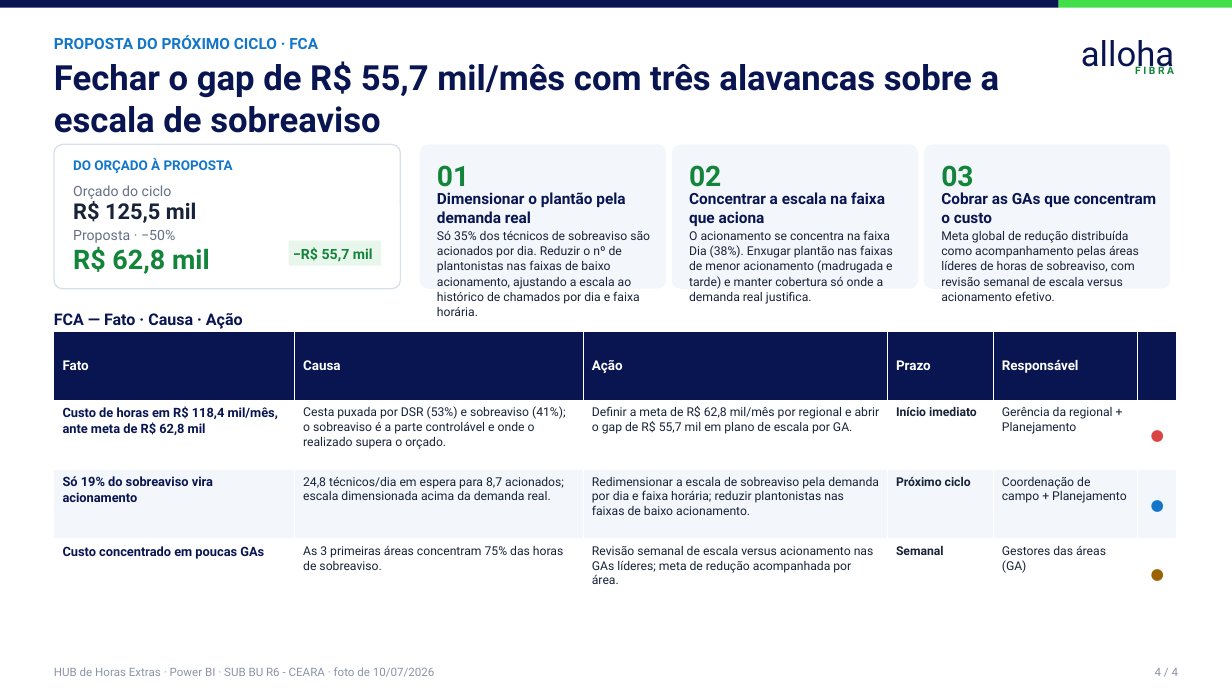
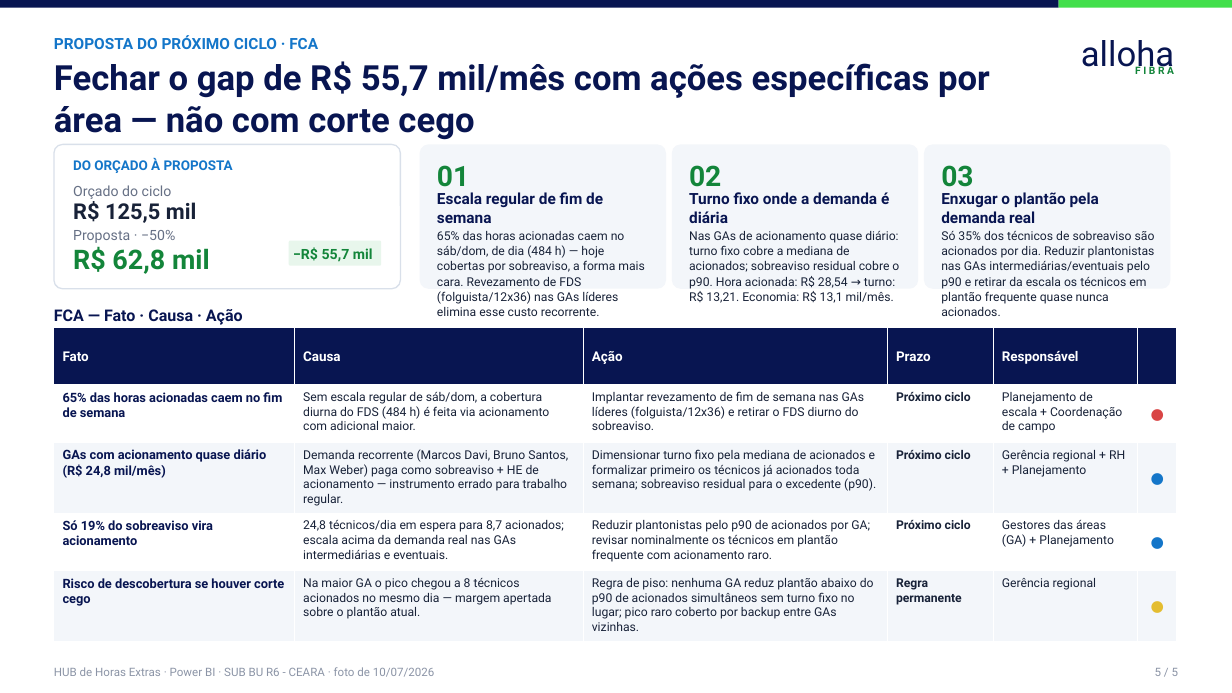
Before and after one commit to durthvader/megabrain, a slide deck: slide 5 of outputs/horas/Horas_Ceara_Executivo.pptx (slide 4 before the commit). Drawn at 1232x693 pixels with LibreOffice and Linux fonts; fonts in the diff are those of the drawing. Boxes give left, top, right and bottom in pixels: in the first picture for what was removed or moved away, otherwise in the second. Text is boxed around its words. In the diff, an @@ line names an element or a change of style, - is before the commit and + after.

```diff
--- a/outputs/horas/Horas_Ceara_Executivo.pptx
+++ b/outputs/horas/Horas_Ceara_Executivo.pptx
@@ text at (x1=54, y1=61, x2=990, y2=140): text changed @@
-Fechar o gap de R$ 55,7 mil/mês com três alavancas sobre a escala de sobreaviso
+Fechar o gap de R$ 55,7 mil/mês com ações específicas por área — não com corte cego
@@ text at (x1=437, y1=192, x2=603, y2=223): text changed @@
-Dimensionar o plantão pela demanda real
+Escala regular de fim de semana
@@ text at (x1=689, y1=192, x2=889, y2=223): text changed @@
-Concentrar a escala na faixa que aciona
+Turno fixo onde a demanda é diária
@@ text at (x1=941, y1=192, x2=1099, y2=223): text changed @@
-Cobrar as GAs que concentram o custo
+Enxugar o plantão pela demanda real
@@ text at (x1=437, y1=231, x2=645, y2=316): text changed @@
-Só 35% dos técnicos de sobreaviso são acionados por dia. Reduzir o nº de plantonistas nas faixas de baixo acionamento, ajustando a escala ao histórico de chamados por dia e faixa horária.
+65% das horas acionadas caem no sáb/dom, de dia (484 h) — hoje cobertas por sobreaviso, a forma mais cara. Revezamento de FDS (folguista/12x36) nas GAs líderes elimina esse custo recorrente.
@@ text at (x1=689, y1=231, x2=899, y2=303): text changed @@
-O acionamento se concentra na faixa Dia (38%). Enxugar plantão nas faixas de menor acionamento (madrugada e tarde) e manter cobertura só onde a demanda real justifica.
+Nas GAs de acionamento quase diário: turno fixo cobre a mediana de acionados; sobreaviso residual cobre o p90. Hora acionada: R$ 28,54 → turno: R$ 13,21. Economia: R$ 13,1 mil/mês.
@@ text at (x1=941, y1=231, x2=1155, y2=316): text changed @@
-Meta global de redução distribuída como acompanhamento pelas áreas líderes de horas de sobreaviso, com revisão semanal de escala versus acionamento efetivo.
+Só 35% dos técnicos de sobreaviso são acionados por dia. Reduzir plantonistas nas GAs intermediárias/eventuais pelo p90 e retirar da escala os técnicos em plantão frequente quase nunca acionados.
@@ text "FCA — Fato · Causa ..." moved from (x1=54, y1=313, x2=243, y2=329) to (x1=54, y1=309, x2=243, y2=325) @@
@@ table at (x1=54, y1=327, x2=1176, y2=635) @@
-row 2: Custo de horas em R$ 118,4 mil/mês, ante meta de R$ 62,8 mil | Cesta puxada por DSR (53%) e sobreaviso (41%); o sobreaviso é a parte controlável e onde o realizado supera o orçado. | Definir a meta de R$ 62,8 mil/mês por regional e abrir o gap de R$ 55,7 mil em plano de escala por GA. | Início imediato | Gerência da regional + Planejamento | ●
-row 3: Só 19% do sobreaviso vira acionamento | 24,8 técnicos/dia em espera para 8,7 acionados; escala dimensionada acima da demanda real. | Redimensionar a escala de sobreaviso pela demanda por dia e faixa horária; reduzir plantonistas nas faixas de baixo acionamento. | Próximo ciclo | Coordenação de campo + Planejamento | ●
-row 4: Custo concentrado em poucas GAs | As 3 primeiras áreas concentram 75% das horas de sobreaviso. | Revisão semanal de escala versus acionamento nas GAs líderes; meta de redução acompanhada por área. | Semanal | Gestores das áreas (GA) | ●
+row 2: 65% das horas acionadas caem no fim de semana | Sem escala regular de sáb/dom, a cobertura diurna do FDS (484 h) é feita via acionamento com adicional maior. | Implantar revezamento de fim de semana nas GAs líderes (folguista/12x36) e retirar o FDS diurno do sobreaviso. | Próximo ciclo | Planejamento de escala + Coordenação de campo | ●
+row 3: GAs com acionamento quase diário (R$ 24,8 mil/mês) | Demanda recorrente (Marcos Davi, Bruno Santos, Max Weber) paga como sobreaviso + HE de acionamento — instrumento errado para trabalho regular. | Dimensionar turno fixo pela mediana de acionados e formalizar primeiro os técnicos já acionados toda semana; sobreaviso residual para o excedente (p90). | Próximo ciclo | Gerência regional + RH + Planejamento | ●
+row 4: Só 19% do sobreaviso vira acionamento | 24,8 técnicos/dia em espera para 8,7 acionados; escala acima da demanda real nas GAs intermediárias e eventuais. | Reduzir plantonistas pelo p90 de acionados por GA; revisar nominalmente os técnicos em plantão frequente com acionamento raro. | Próximo ciclo | Gestores das áreas (GA) + Planejamento | ●
+row 5: Risco de descobertura se houver corte cego | Na maior GA o pico chegou a 8 técnicos acionados no mesmo dia — margem apertada sobre o plantão atual. | Regra de piso: nenhuma GA reduz plantão abaixo do p90 de acionados simultâneos sem turno fixo no lugar; pico raro coberto por backup entre GAs vizinhas. | Regra permanente | Gerência regional | ●
@@ table resized from (x1=54, y1=331, x2=1176, y2=608) to (x1=54, y1=327, x2=1176, y2=635) @@
@@ text at (x1=1155, y1=668, x2=1179, y2=676): text changed @@
-4 / 4
+5 / 5
```
Also in this commit, not shown: 3 other slides changed, 1 slide added, 7 other files.
